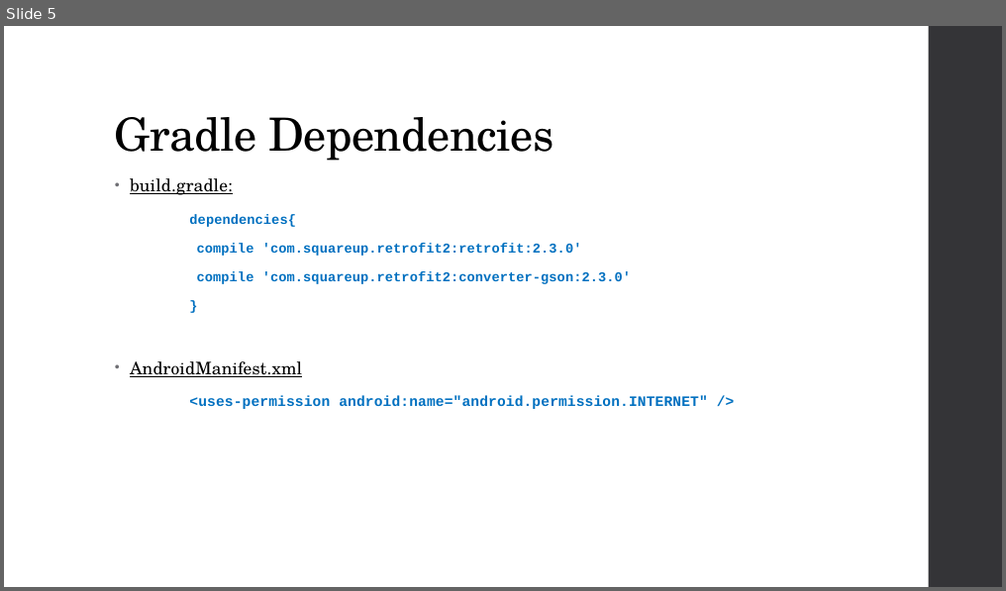
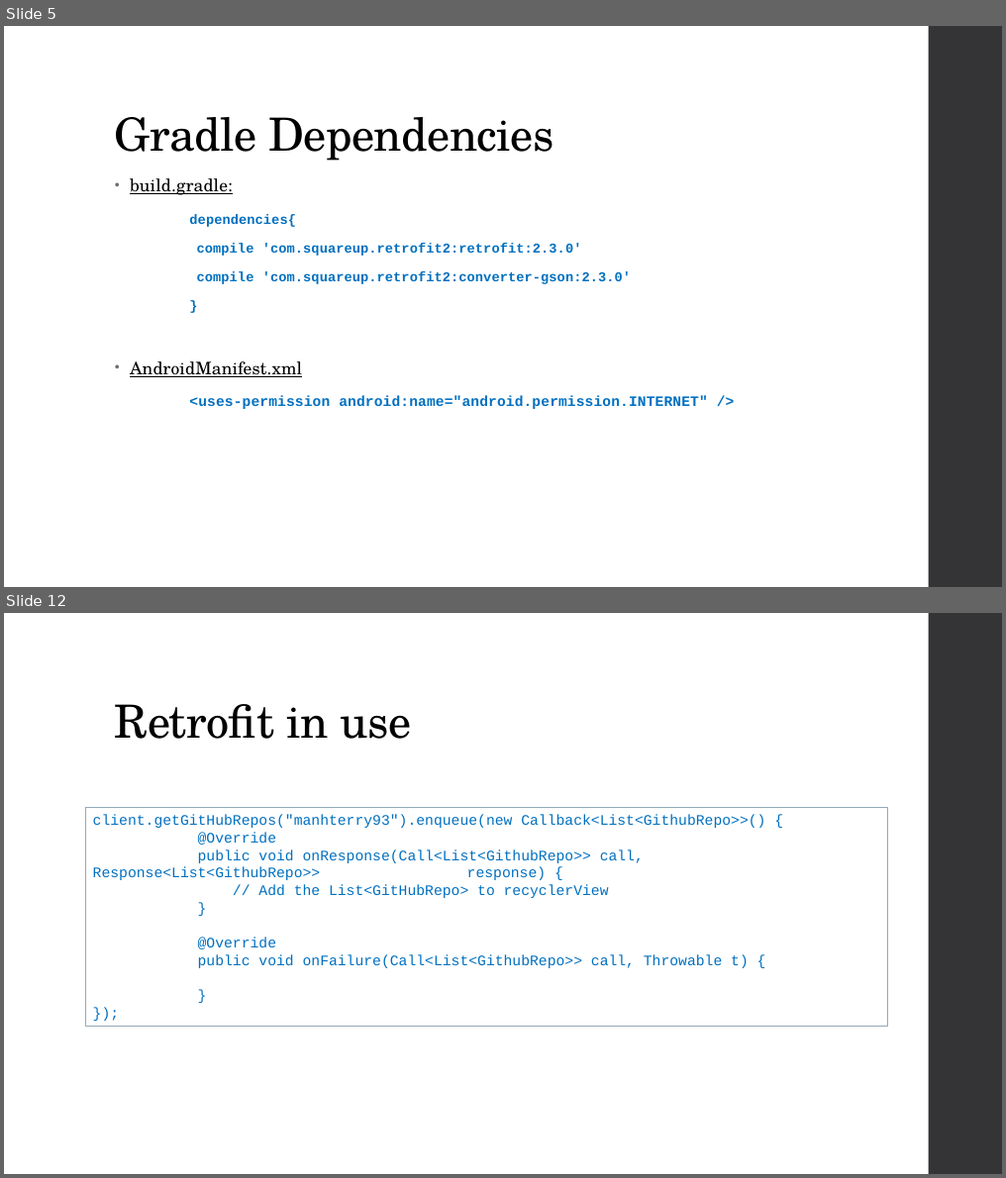
Before and after one commit to manhterry93/RetrofitExample, a slide deck: Docs/Slide.pptx. Shown one above the other, each under a label of ours: slide 5 before the commit, slides 5 and 12 after it; the slides between them are not shown. The pictures are 1006x591 and 1006x1178 pixels, drawn with LibreOffice and Linux fonts; fonts in the diff are those of the drawing. Boxes give left, top, right and bottom in pixels: in the first picture for what was removed or moved away, otherwise in the second. Text is boxed around its words. In the diff, an @@ line names an element or a change of style, - is before the commit and + after.

```diff
--- a/Docs/Slide.pptx
+++ b/Docs/Slide.pptx
@@ slide 12 added at [4, 613, 1002, 1174], background #FFFFFF; not listed: 1 template element that a slide beside it also shows @@
@@ title added at [115, 704, 412, 739], 44 pt, text #000000 @@
+Retrofit in use
@@ rectangle added at [85, 808, 888, 1027], fill #FFFFFF, outline #92A9B9 1.1 pt, 14 pt, text #0070C0 @@
+client.getGitHubRepos("manhterry93").enqueue(new Callback<List<GithubRepo>>() {
+@Override
+public void onResponse(Call<List<GithubRepo>> call, Response<List<GithubRepo>> response) {
+// Add the List<GitHubRepo> to recyclerView
+}
+@Override
+public void onFailure(Call<List<GithubRepo>> call, Throwable t) {
+}
+});
```
Also in this commit, not shown: 2 slides changed, 5 other slides added.
